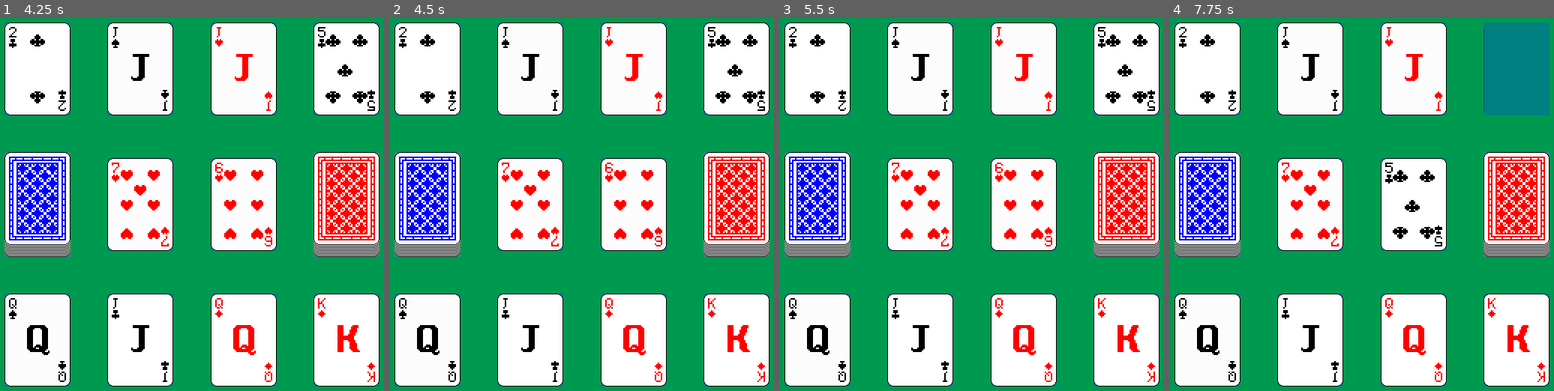
Above: before the commit, frames 1-4 (left to right).
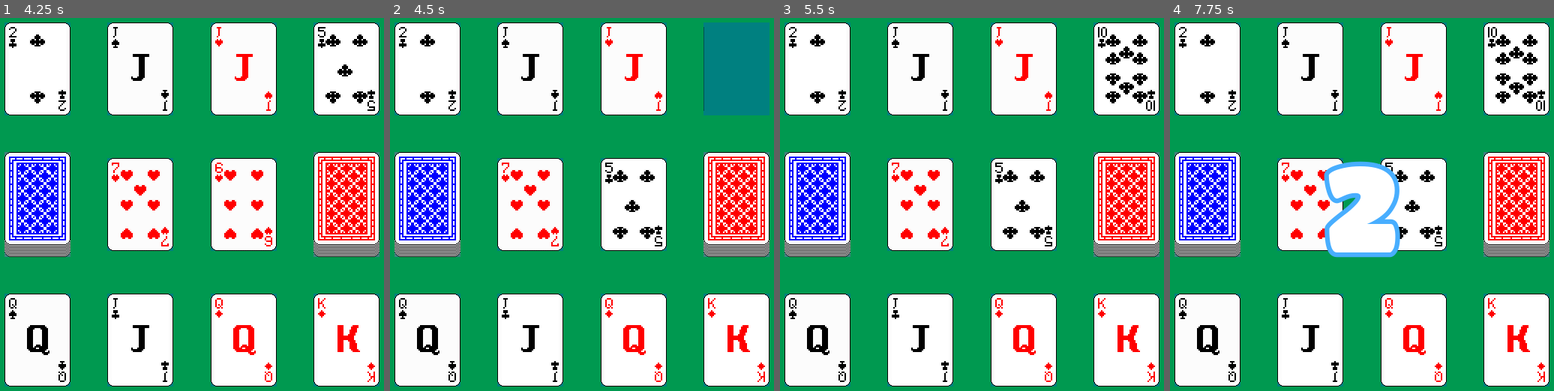
Above: after the commit, the same moments.

Repository: batako/Speed-on-Godot
Game: Godot game, scene res://scenes/game_play.tscn
Same seed, same stepped clock (60 frames per second), same inputs: the game is played once before the commit and once after it. Before the commit the project starts from res://main.tscn.
Inputs (mouse positions are in pixels of both pictures, inside the frame that each line leads up to):
- Up to frame 1 (4.25 s): tap Enter at 0.5 s; move the mouse to (38, 204) at 0.52 s; click (38, 204) at 0.67 s; move the mouse to (38, 338) at 1.27 s; click (38, 338) at 1.42 s; tap Space at 2 s; move the mouse to (142, 338) at 2.02 s; click (142, 338) at 2.17 s; move the mouse to (241, 338) at 2.77 s; click (241, 338) at 2.92 s; move the mouse to (345, 338) at 3.52 s; click (345, 338) at 3.67 s
- Up to frame 2 (4.5 s): tap Enter at 4.25 s; move the mouse to (532, 204) at 4.27 s; click (532, 204) at 4.42 s
- Up to frame 3 (5.5 s): tap Space at 5 s; move the mouse to (1021, 204) at 5.02 s; click (1021, 204) at 5.17 s
- Up to frame 4 (7.75 s): tap Enter at 5.75 s; move the mouse to (1515, 204) at 5.77 s; click (1515, 204) at 5.92 s; tap Space at 6.5 s; move the mouse to (1515, 70) at 6.52 s; click (1515, 70) at 6.67 s; move the mouse to (1411, 204) at 7.27 s; click (1411, 204) at 7.42 s

Frame 1 is identical in both runs. In frame 2, 5.0% of the frame differs, in the area x 56-99%, y 1-62%; in frame 3, 1.3%; in frame 4, 7.8%, in the area x 40-99%, y 1-65%.

Commit message:
ゲーム画面のシーン名等を変更

Diff:
--- a/project.godot
+++ b/project.godot
@@ -11,7 +11,7 @@
 [application]
 
 config/name="Speed-on-Godot"
-run/main_scene="res://main.tscn"
+run/main_scene="res://scenes/game_play.tscn"
 config/features=PackedStringArray("4.2", "Forward Plus")
 config/icon="res://icon.svg"
 
--- a/main.tscn
+++ b/scenes/game_play.tscn
@@ -1,14 +1,14 @@
 [gd_scene load_steps=6 format=3 uid="uid://8xvl5u4lnkyv"]
 
-[ext_resource type="Script" path="res://components/cpu_component.gd" id="3_p4jsp"]
-[ext_resource type="Texture2D" uid="uid://2rulcwbn2dek" path="res://assets/images/cards/Clubs-88x124.png" id="3_vbuhv"]
-[ext_resource type="PackedScene" uid="uid://d1kvtgj8cns7a" path="res://scenes/card/card.tscn" id="4_h3vpj"]
-[ext_resource type="Script" path="res://scripts/game_manager.gd" id="5_auip6"]
-[ext_resource type="PackedScene" uid="uid://cfrwflvuokkr4" path="res://scenes/count_down/count_down.tscn" id="5_n72ef"]
+[ext_resource type="PackedScene" uid="uid://cfrwflvuokkr4" path="res://scenes/count_down/count_down.tscn" id="1_prnou"]
+[ext_resource type="Script" path="res://scripts/game_manager.gd" id="2_dx7ma"]
+[ext_resource type="PackedScene" uid="uid://d1kvtgj8cns7a" path="res://scenes/card/card.tscn" id="3_3737d"]
+[ext_resource type="Script" path="res://components/cpu_component.gd" id="4_kvxoc"]
+[ext_resource type="Texture2D" uid="uid://2rulcwbn2dek" path="res://assets/images/cards/Clubs-88x124.png" id="5_nempy"]
 
-[node name="Main" type="Node2D"]
+[node name="GamePlay" type="Node2D"]
 
-[node name="CountDown" parent="." instance=ExtResource("5_n72ef")]
+[node name="CountDown" parent="." instance=ExtResource("1_prnou")]
 z_index = 1
 anchors_preset = 10
 anchor_bottom = 0.0
@@ -47,19 +47,20 @@
 EnemyFieldHandSlot2 = NodePath("../CardSlots/Enemy/EnemyFieldHandSlot2")
 EnemyFieldHandSlot3 = NodePath("../CardSlots/Enemy/EnemyFieldHandSlot3")
 EnemyFieldHandSlot4 = NodePath("../CardSlots/Enemy/EnemyFieldHandSlot4")
+interval_seconds = 1.0
 
 [node name="CardSlots" type="Node" parent="."]
 
 [node name="LeadSlot1" type="Sprite2D" parent="CardSlots"]
 position = Vector2(231.2, 300)
-texture = ExtResource("3_vbuhv")
+texture = ExtResource("5_nempy")
 hframes = 5
 vframes = 3
 frame = 13
 
 [node name="LeadSlot2" type="Sprite2D" parent="CardSlots"]
 position = Vector2(368.8, 300)
-texture = ExtResource("3_vbuhv")
+texture = ExtResource("5_nempy")
 hframes = 5
 vframes = 3
 frame = 13
Not shown: 4 places in scenes/game_play.tscn that only renumber resources
